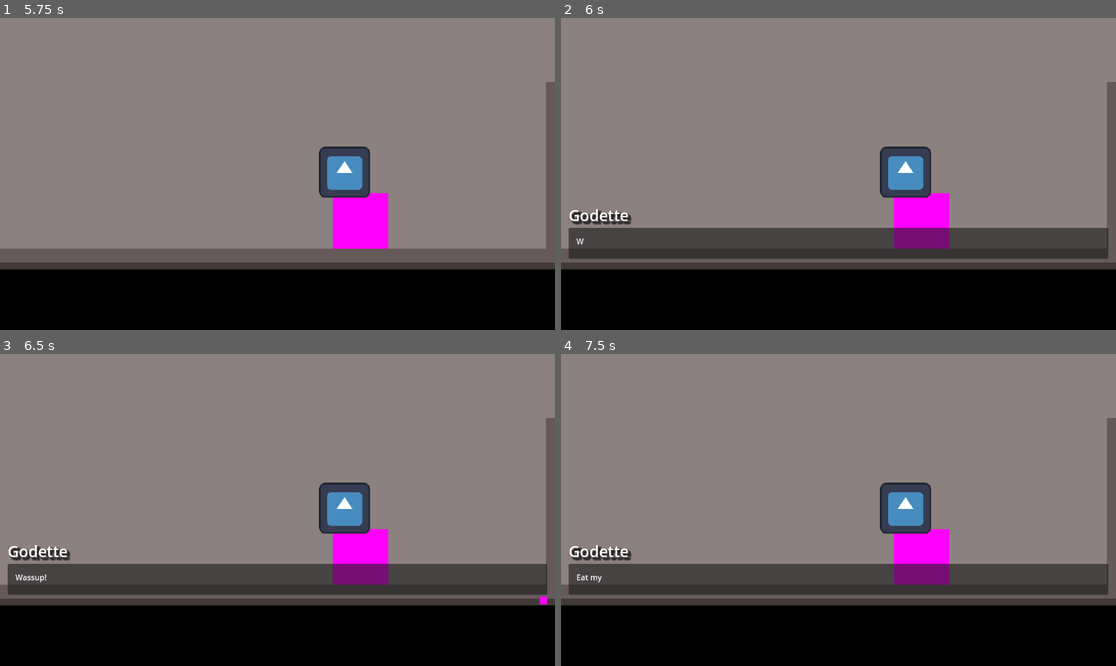
Above: before the commit, frames 1-4 (two rows, left to right).
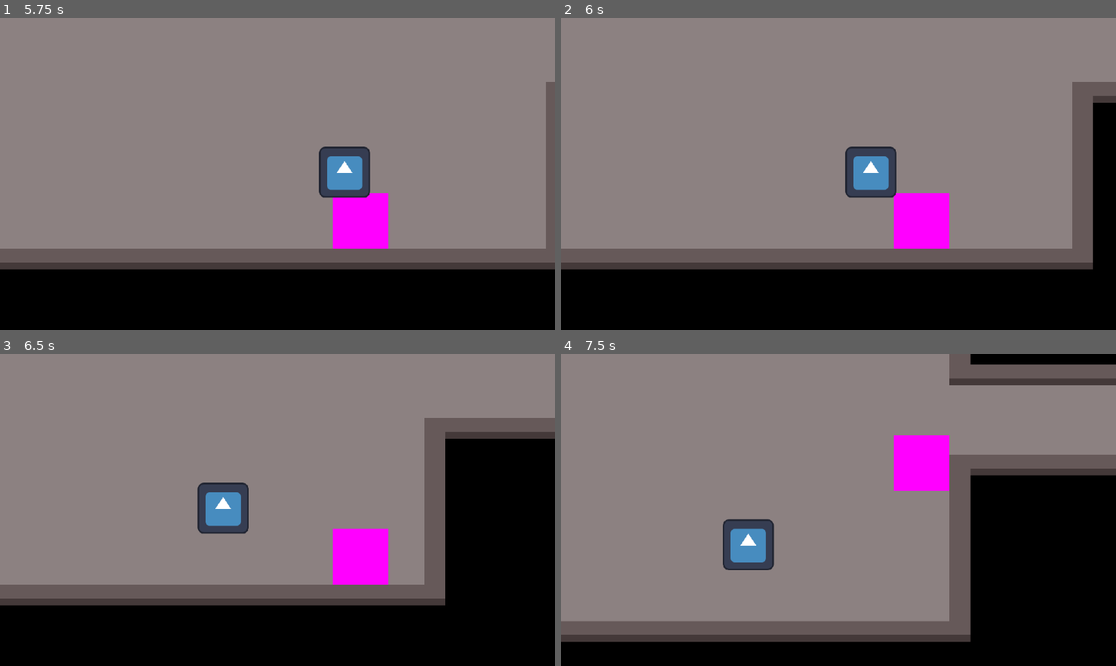
Above: after the commit, the same moments.

Repository: benfrankel/godot-wild-jam-63
Game: Godot game, scene res://scenes/viewport_management.tscn
The game is run twice, just before and just after one commit, with the same random seed, the same clock (stepped at 60 frames per second) and the same inputs. The engine's default icon, where the game draws it, is replaced by a stand-in: a white triangle on a blue panel in a dark square.
Inputs (mouse positions are in pixels of both pictures, inside the frame that each line leads up to):
- Up to frame 1 (5.75 s): tap Enter at 0.5, 4.25 s; move the mouse to (399, 158) at 0.52 s; hold Right (right) 0.53-1.28 s; hold E (interact) 0.53-1.28 s; tap Space at 1.25 s; move the mouse to (166, 189) at 1.27 s; hold Down (down) 1.28-2.03 s; tap E (interact) at 1.35, 2.85, 4.35 s; move the mouse to (333, 105) at 2.02 s; hold Right (right) 2.03-2.78 s; hold E (interact) 2.03-2.78 s; move the mouse to (249, 236) at 2.77 s; hold Up (up) 2.78-3.53 s; move the mouse to (444, 220) at 3.52 s; hold E (interact) 3.53-4.28 s; hold Left (left) 3.53-5.03 s; move the mouse to (111, 127) at 4.27 s; move the mouse to (305, 174) at 5.02 s; hold Down (down) from 5.03 s (still down); hold E (interact) from 5.03 s (still down)
- Up to frame 2 (6 s): tap Space at 5.75 s; move the mouse to (755, 96) at 5.77 s; release Down (down) at 5.78 s; release E (interact) at 5.78 s; hold Right (right) from 5.78 s (still down); tap E (interact) at 5.85 s
- Up to frame 3 (6.5 s): keep holding Right (right)
- Up to frame 4 (7.5 s): move the mouse to (960, 494) at 6.52 s; release Right (right) at 6.53 s; hold Up (up) 6.53-7.28 s; hold E (interact) 6.53-7.28 s; move the mouse to (727, 525) at 7.27 s; hold Right (right) from 7.28 s (still down); tap E (interact) at 7.35 s

Frame 1 is identical in both runs. In frame 2, 16% of the frame differs, in the area x 1-100%, y 20-81%; in frame 3, 25%; in frame 4, 41%, in the area x 0-100%, y 0-93%.

Commit message:
Fix losing interaction target

Diff:
--- a/scenes/interaction_system/interaction_component.gd
+++ b/scenes/interaction_system/interaction_component.gd
@@ -1,11 +1,10 @@
+class_name InteractionComponent
 extends Area2D
-class_name InteractionComponent
+## Simple component that can receive an interact call and emits a signal for other component(s) to handle.
 
-"""
-Simple component that can receive an interact call and emits a signal for other component(s) to handle
-"""
 
 signal interacted_with
 
+
 func interact() -> void:
 	interacted_with.emit()
--- a/scenes/interaction_system/interaction_sensor.gd
+++ b/scenes/interaction_system/interaction_sensor.gd
@@ -1,34 +1,28 @@
 extends RayCast2D
-class_name InteractionSensor
-
-## emitted when a new interaction is found and it is not the previously found interactable
-signal interaction_available(name: String)
-## emitted when interaction is no longer available
-signal interaction_unavailable
-
-## the last object to be found that is interactable
-var last_interactable :Node = null
 
 
-func _ready() -> void:
-	collide_with_areas = true
+## emitted when a new interaction is found
+signal target_found(target: Node)
+## emitted when an interaction is no longer available
+signal target_lost
+
+## the current target interaction, or null
+var target: InteractionComponent
+
 
 func _physics_process(_delta: float) -> void:
-	if not is_colliding():
-		return
-	var coll := get_collider()
-	if "interact" in coll:
-		if coll != last_interactable:
-			interaction_available.emit(coll.name)
-			last_interactable = coll
-	elif last_interactable:
-		last_interactable = null
-		interaction_unavailable.emit()
+	var seen = get_collider() as InteractionComponent
+	if target and not seen:
+		target = null
+		target_lost.emit()
+	elif target != seen:
+		target = seen
+		target_found.emit(target)
 
 
 func _unhandled_input(event: InputEvent) -> void:
 	if not enabled:
 		return
-	if event.is_action_pressed("interact") and last_interactable:
-		last_interactable.interact() # safety checked in physics process
+	if target and event.is_action_pressed("interact"):
+		target.interact()
 		get_viewport().set_input_as_handled()
--- a/scenes/overworld/player/player.tscn
+++ b/scenes/overworld/player/player.tscn
@@ -97,6 +97,7 @@
 collision_mask = 2
 hit_from_inside = true
 collide_with_areas = true
+collide_with_bodies = false
 script = ExtResource("2_vteu5")
 
 [node name="AnimationPlayer" type="AnimationPlayer" parent="."]
